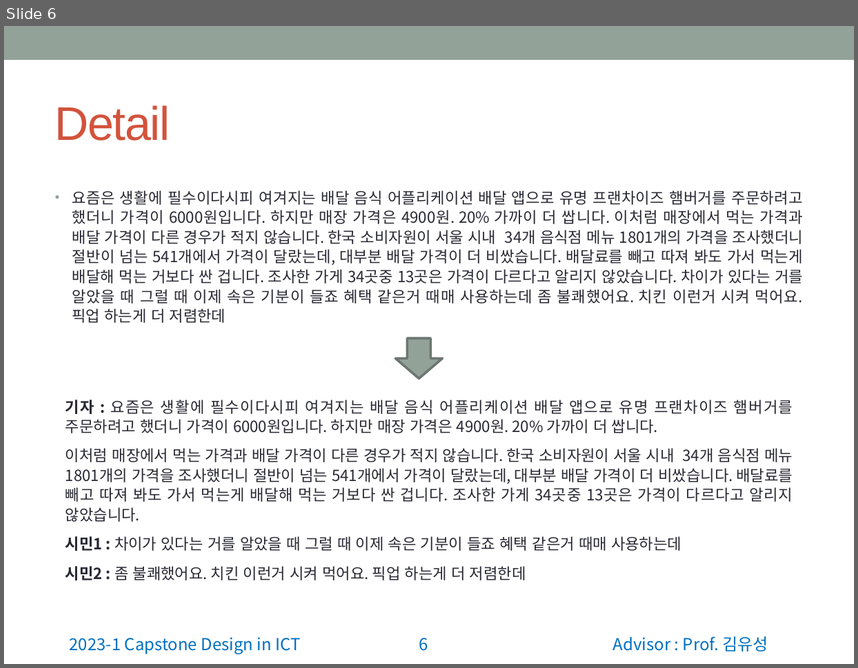
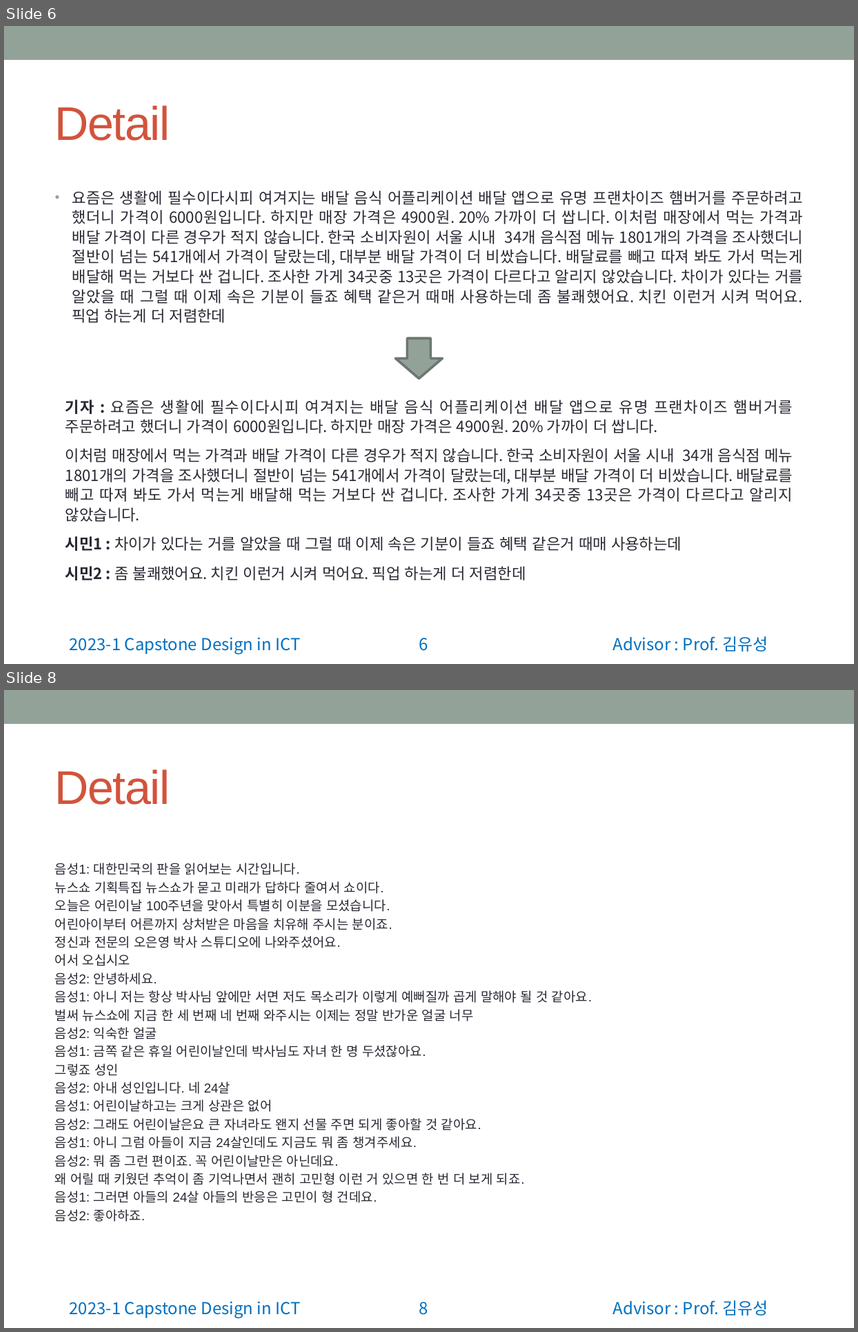
Before and after one commit to wonchul98/audio-to-summary, a slide deck: ppt/0403_2조_주제 발표.pptx. Shown one above the other, each under a label of ours: slide 6 before the commit, slides 6 and 8 after it; the slides between them are not shown. The pictures are 858x668 and 858x1332 pixels, drawn with LibreOffice and Linux fonts; fonts in the diff are those of the drawing. Boxes give left, top, right and bottom in pixels: in the first picture for what was removed or moved away, otherwise in the second. Text is boxed around its words. In the diff, an @@ line names an element or a change of style, - is before the commit and + after.

```diff
--- a/ppt/0403_2조_주제 발표.pptx
+++ b/ppt/0403_2조_주제 발표.pptx
@@ slide 8 added at (4,690,854,1328), background #FFFFFF; not listed: 4 template elements that a slide beside it also shows @@
@@ title added at (55,769,170,805), 40 pt, text #D2533C @@
+Detail
@@ text added at (55,862,592,1221), 11 pt, text #292934 @@
+음성1: 대한민국의 판을 읽어보는 시간입니다.
+뉴스쇼 기획특집 뉴스쇼가 묻고 미래가 답하다 줄여서 쇼이다.
+오늘은 어린이날 100주년을 맞아서 특별히 이분을 모셨습니다.
+어린아이부터 어른까지 상처받은 마음을 치유해 주시는 분이죠.
+정신과 전문의 오은영 박사 스튜디오에 나와주셨어요.
+어서 오십시오
+음성2: 안녕하세요.
+음성1: 아니 저는 항상 박사님 앞에만 서면 저도 목소리가 이렇게 예뻐질까 곱게 말해야 될 것 같아요.
+벌써 뉴스쇼에 지금 한 세 번째 네 번째 와주시는 이제는 정말 반가운 얼굴 너무
+음성2: 익숙한 얼굴
+음성1: 금쪽 같은 휴일 어린이날인데 박사님도 자녀 한 명 두셨잖아요.
+그렇죠 성인
+음성2: 아내 성인입니다. 네 24살
+음성1: 어린이날하고는 크게 상관은 없어
+음성2: 그래도 어린이날은요 큰 자녀라도 왠지 선물 주면 되게 좋아할 것 같아요.
+음성1: 아니 그럼 아들이 지금 24살인데도 지금도 뭐 좀 챙겨주세요.
+음성2: 뭐 좀 그런 편이죠. 꼭 어린이날만은 아닌데요.
+왜 어릴 때 키웠던 추억이 좀 기억나면서 괜히 고민형 이런 거 있으면 한 번 더 보게 되죠.
+음성1: 그러면 아들의 24살 아들의 반응은 고민이 형 건데요.
+음성2: 좋아하죠.
```
Also in this commit, not shown: 2 slides changed, 2 other slides added.
